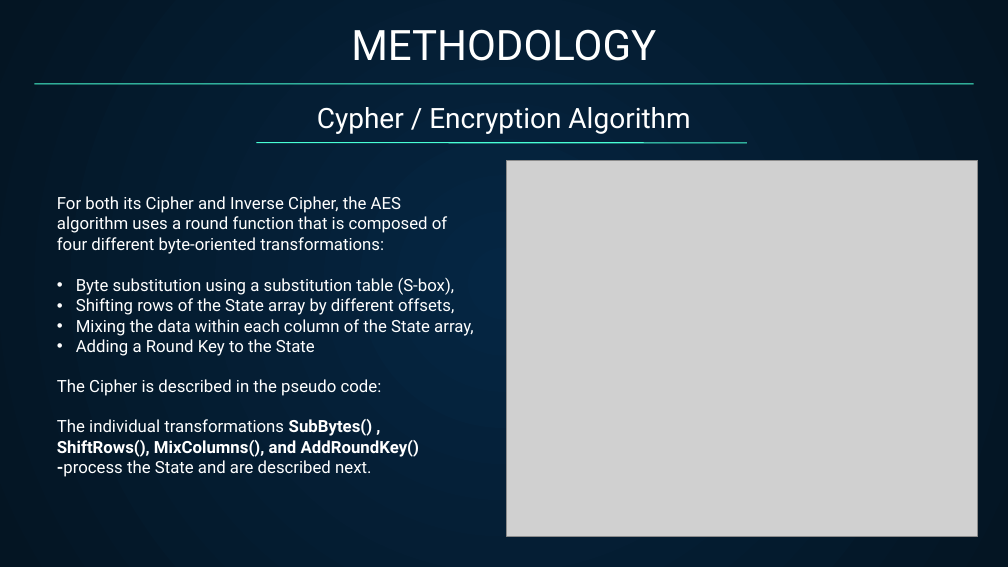
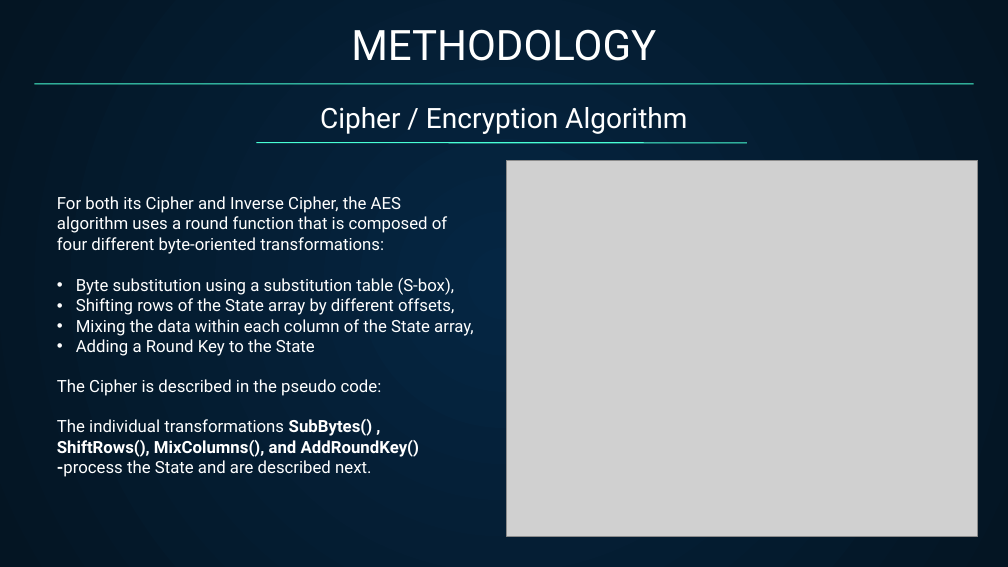
Before and after one commit to Tarequl-islam/Data-Encryption-using-AES, a slide deck: slide 7 of AES Project Presentation.pptx. Drawn at 1008x567 pixels with LibreOffice and Linux fonts; fonts in the diff are those of the drawing; grey boxes stand for pictures. Boxes give left, top, right and bottom in pixels: in the first picture for what was removed or moved away, otherwise in the second. Text is boxed around its words. In the diff, an @@ line names an element or a change of style, - is before the commit and + after.

```diff
--- a/AES Project Presentation.pptx
+++ b/AES Project Presentation.pptx
@@ text at bbox=[320, 107, 687, 134]: text changed @@
-Cypher / Encryption Algorithm
+Cipher / Encryption Algorithm
```
Also in this commit, not shown: 2 other slides changed, 1 other file.
